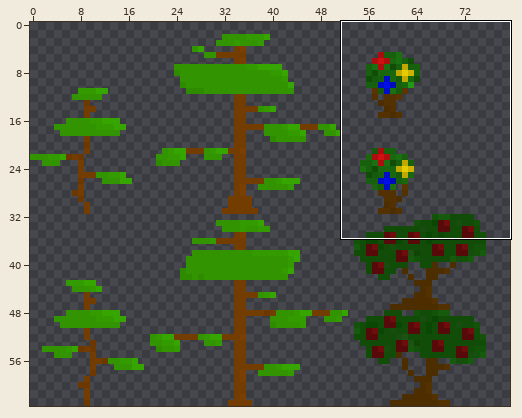
Sprite sheet: CatAttackUnityProject/Assets/Sprites/Vegetation/Saplings/ForestSaplings.png. Above: a wide view before the commit, with the close-up outlined.
Close-up. As it was:
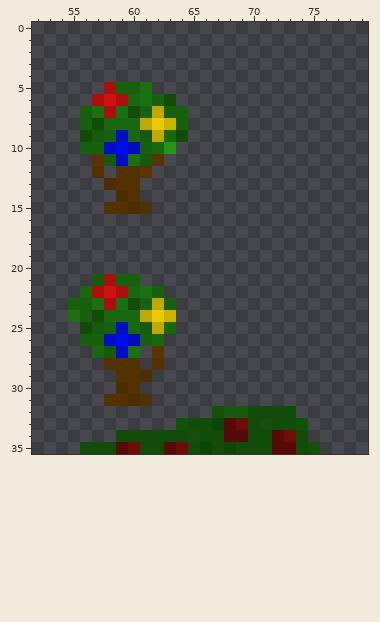
The file is 256x64 pixels. Colours within 5 levels of each other are drawn and written as one. Shown: x 52..79, y 0..35. The wide view leaves out empty margins.
New version:
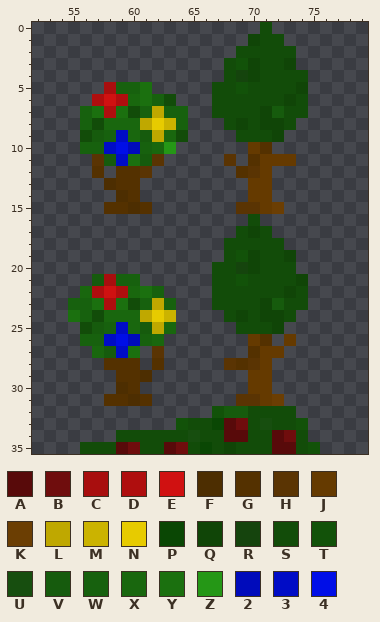
Palette (. is transparent): A #580a0a  B #6f0d0d  C #a80e0e  D #af0e0e  E #d01111  F #4d2e01  G #543100  H #5a3403  J #653a00  K #6b3e03  L #bfa800  M #cbb300  N #e7cb00  P #0a4704  Q #104507  R #15440d  S #124c09  T #125209  U #174e0f  V #165b0d  W #17610e  X #19670e  Y #1b700f  Z #259716  2 #000bbb  3 #000cc6  4 #000ee7
The commit says: ForestSaplings spritesheet added cone bush
From old to new:
@@ x 65..76 @@
- 0 ............
- 1 ............
- 2 ............
- 3 ............
- 4 ............
- 5 ............
- 6 ............
- 7 ............
- 8 ............
- 9 ............
-10 ............
-11 ............
-12 ............
-13 ............
-14 ............
-15 ............
-16 ............
-17 ............
-18 ............
-19 ............
-20 ............
-21 ............
-22 ............
-23 ............
-24 ............
-25 ............
-26 ............
-27 ............
-28 ............
-29 ............
-30 ............
-31 ............
+ 0 ......S.....
+ 1 .....QSS....
+ 2 ....SSSSS...
+ 3 ...STQSSQ...
+ 4 ...SRQSSSS..
+ 5 ..SSTSSSSQ..
+ 6 ..SSSSSSQS..
+ 7 ..SSSSQVSS..
+ 8 ...SQSQQS...
+ 9 ....SSSQ....
+10 .....JG.....
+11 ...H.GJJJ...
+12 ....GHJ.....
+13 .....JJ.....
+14 .....JJ.....
+15 ....HHJK....
+16 .....S......
+17 ....SQS.....
+18 ...SSSSS....
+19 ...STQSSQ...
+20 ..SSRQSSS...
+21 ..SSTSSSSQ..
+22 ..SSSSSSQS..
+23 ..SSSSQVSS..
+24 ...SQSQQS...
+25 ....SSSQ....
+26 .....JG.J...
+27 .....GJJ....
+28 ...HGHJ.....
+29 .....JJ.....
+30 .....JJ.....
+31 ....HHJK....
 32 ..TVVSSSS...
Where, in picture pixels (left, top, right, bottom), the same in both close-ups:
added: (212, 22, 308, 406)
